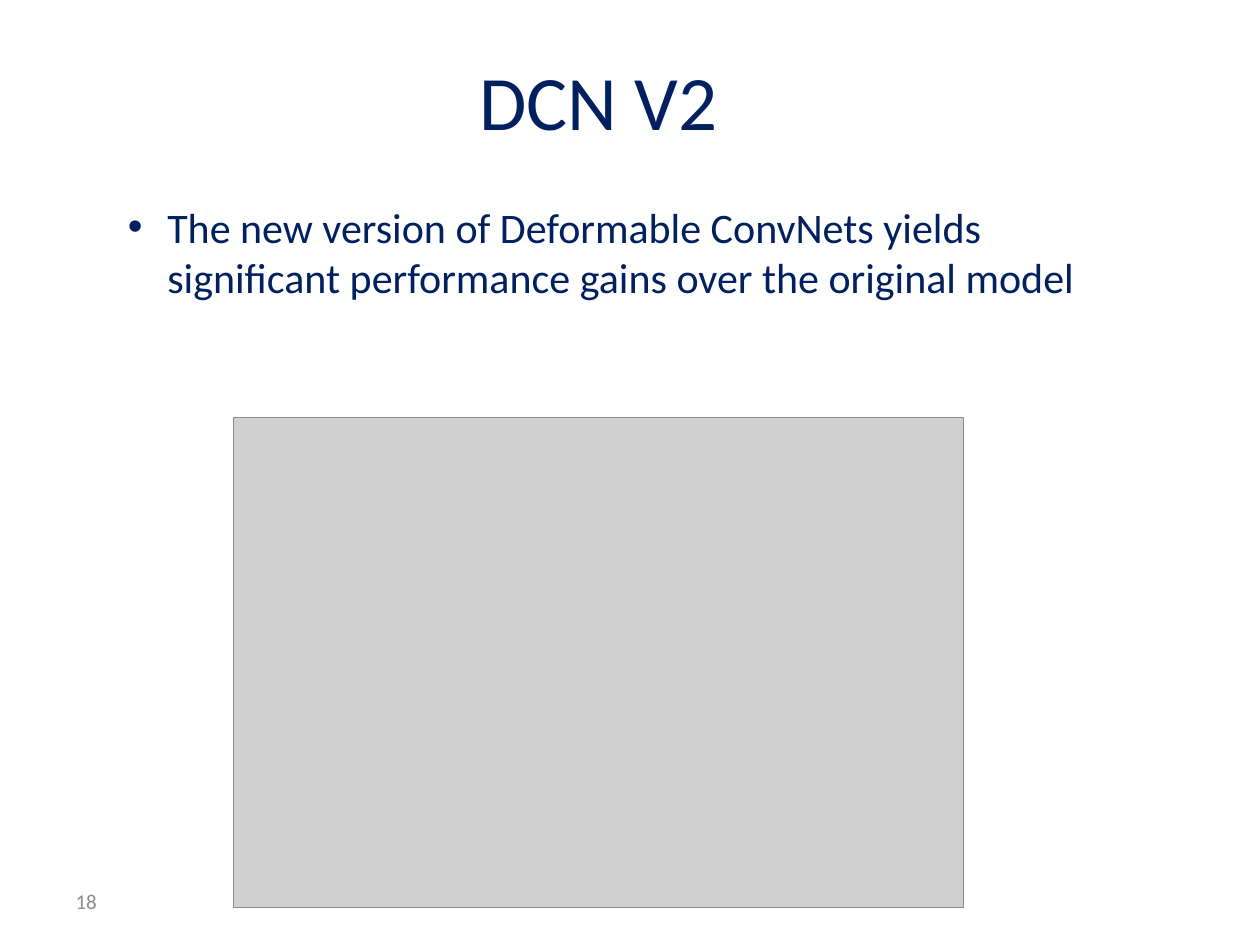
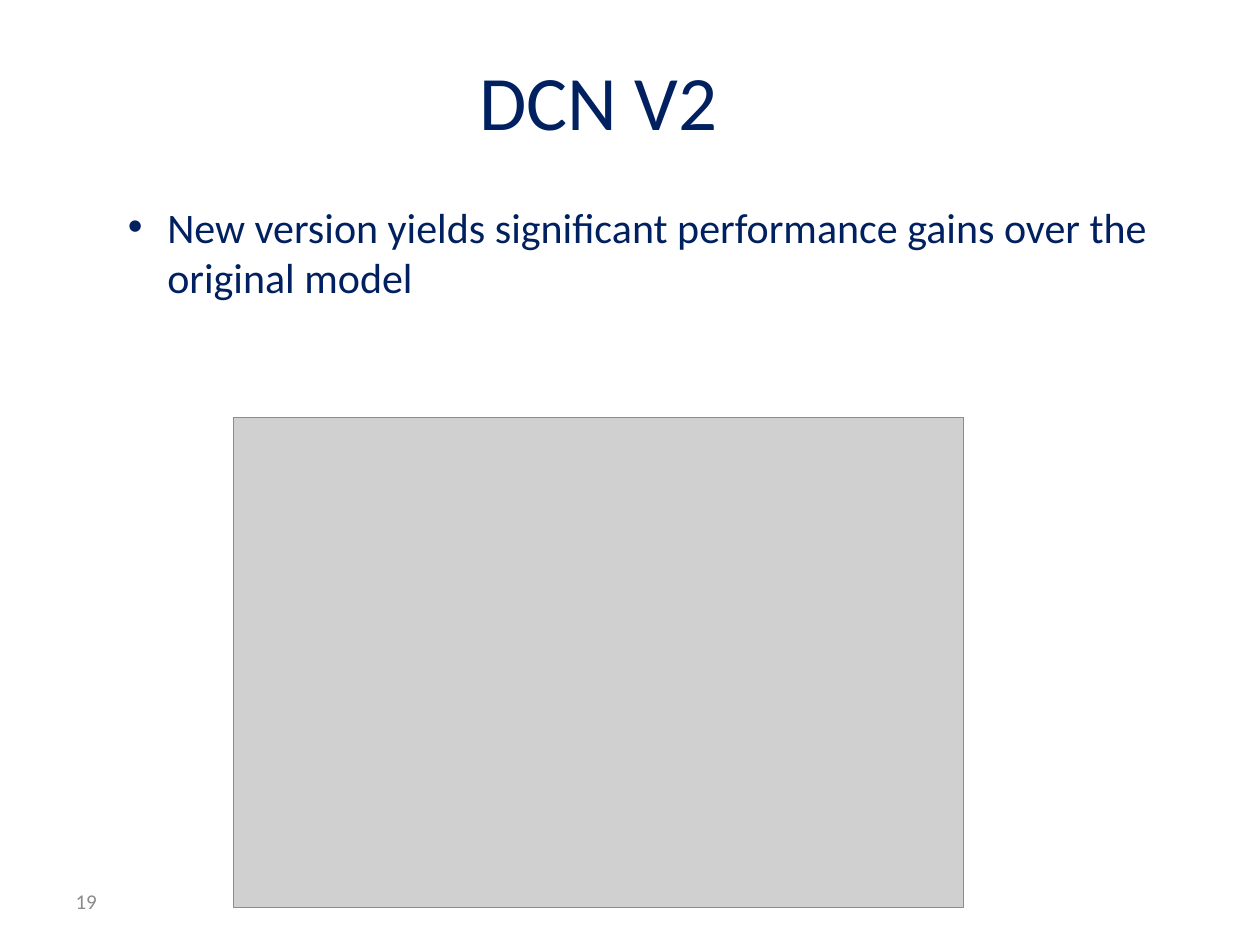
Before and after one commit to andyro2/Pneumonia-Detection-from-Chest-X-Rays-with-Robustness-to-Deformations, a slide deck: slide 19 of MidPresentation_Andy_Or.pptx (slide 18 before the commit). Drawn at 1260x945 pixels with LibreOffice and Linux fonts; fonts in the diff are those of the drawing; grey boxes stand for pictures; background and template pictures are left out. Boxes give left, top, right and bottom in pixels: in the first picture for what was removed or moved away, otherwise in the second. Text is boxed around its words. In the diff, an @@ line names an element or a change of style, - is before the commit and + after.

```diff
--- a/MidPresentation_Andy_Or.pptx
+++ b/MidPresentation_Andy_Or.pptx
@@ text at (x1=167, y1=213, x2=1147, y2=301): text changed @@
-• The new version of Deformable ConvNets yields significant performance gains over the original model
+• New version yields significant performance gains over the original model
@@ page number at (x1=76, y1=895, x2=97, y2=909): text changed @@
-18
+19
```
Also in this commit, not shown: 7 other slides changed, 1 slide added.
